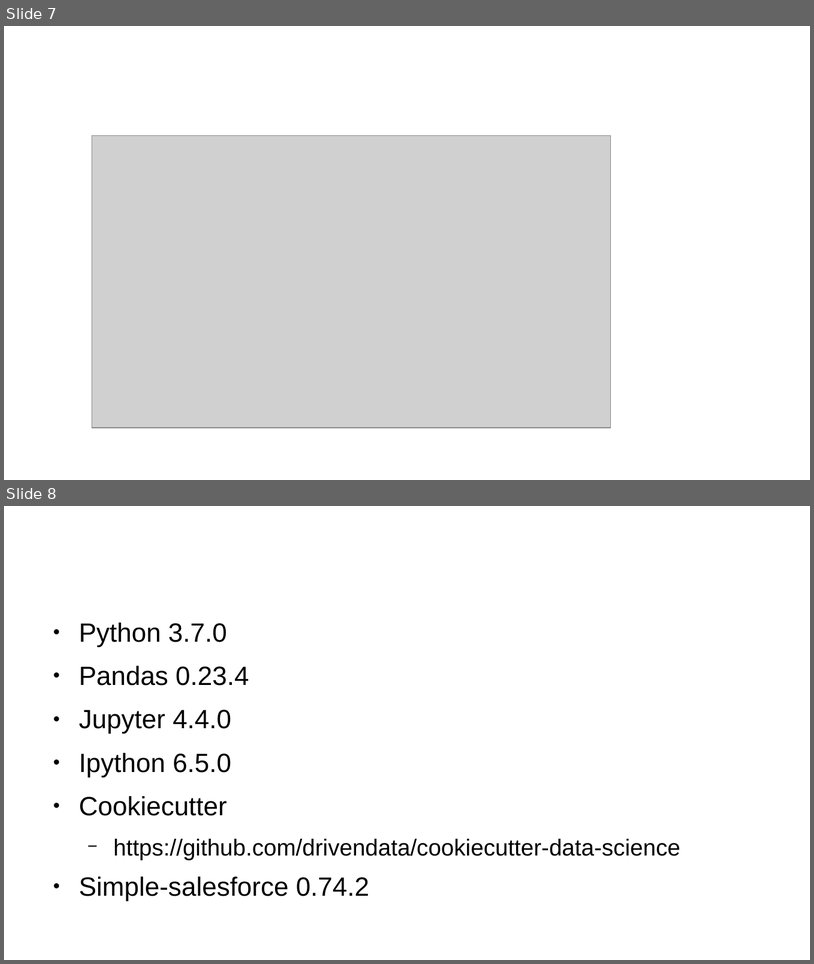
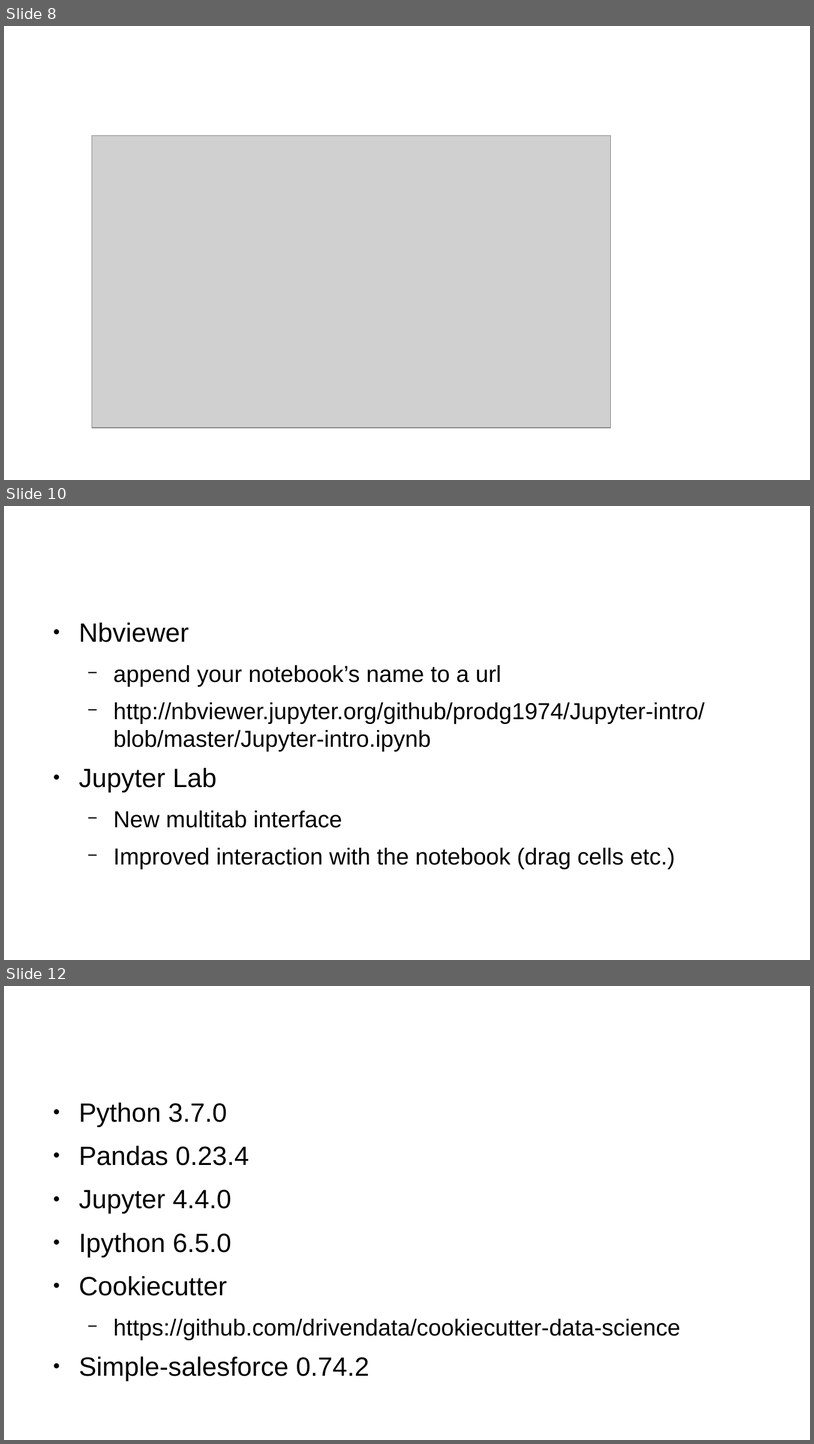
Before and after one commit to prodg1974/Jupyter-intro, a slide deck: JupyterPandas-PRodgers.odp. Shown one above the other, each under a label of ours: slides 7 and 8 before the commit, slides 8, 10 and 12 after it; the slides between them are not shown. The pictures are 814x964 and 814x1444 pixels, drawn with LibreOffice and Linux fonts; fonts in the diff are those of the drawing; grey boxes stand for pictures; background and template pictures are left out. Boxes give left, top, right and bottom in pixels: in the first picture for what was removed or moved away, otherwise in the second. Text is boxed around its words. In the diff, an @@ line names an element or a change of style, - is before the commit and + after.

```diff
--- a/JupyterPandas-PRodgers.odp
+++ b/JupyterPandas-PRodgers.odp
@@ slide 10 added at (4, 506, 810, 960), background #FFFFFF @@
@@ text added at (79, 622, 705, 868), 22.8 pt, text #000000 @@
+● Nbviewer
+  − append your notebook’s name to a url
+  − http://nbviewer.jupyter.org/github/prodg1974/Jupyter-intro/blob/master/Jupyter-intro.ipynb
+● Jupyter Lab
+  − New multitab interface
+  − Improved interaction with the notebook (drag cells etc.)
@@ title added at (113, 702, 705, 723), 35.7 pt, text #FFFFFF @@
+Jupyter Ecosystem
@@ what was slide 7 is now slide 8 @@
@@ what was slide 8 is now slide 12 @@
```
Also in this commit, not shown: 1 slide changed, 3 other slides added, 2 other files.
